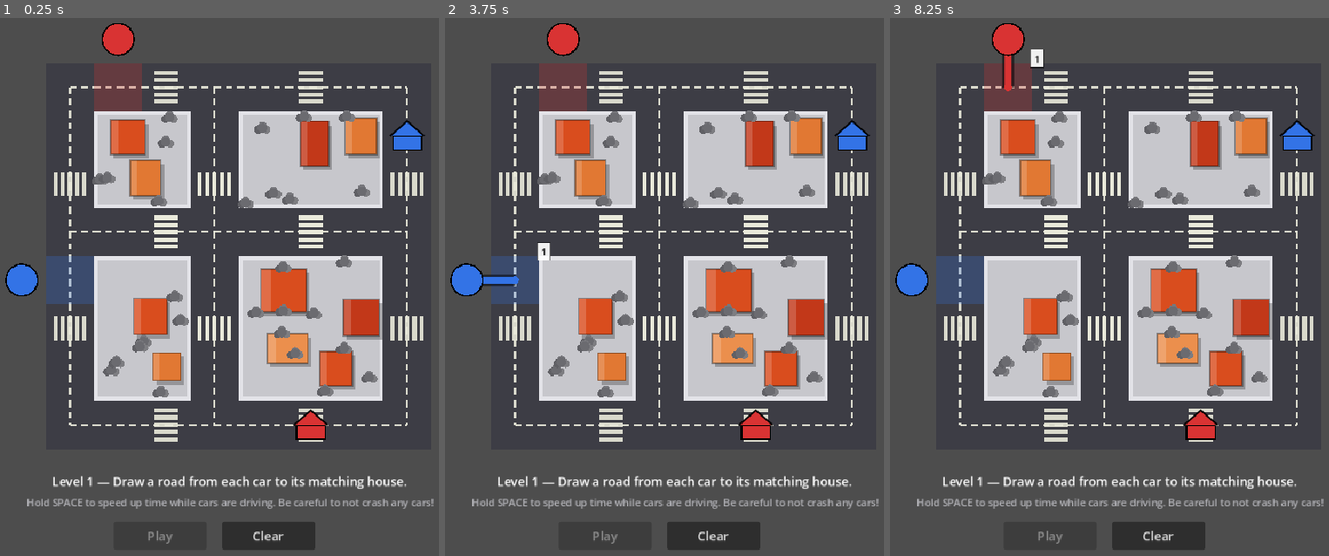
Above: before the commit, frames 1-3 (left to right).
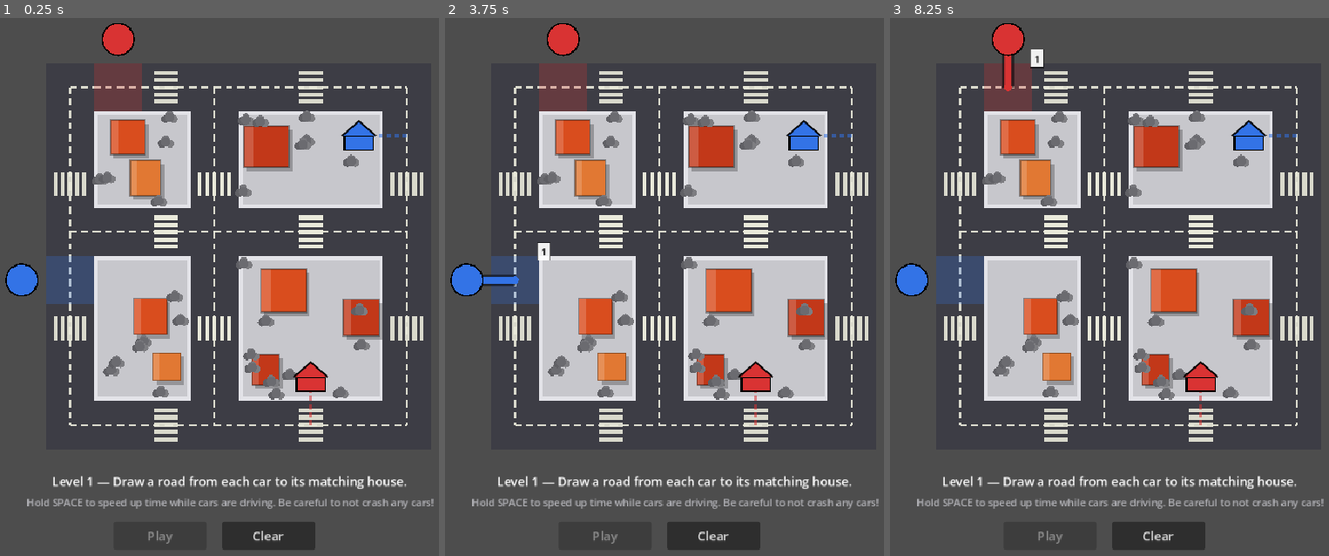
Above: after the commit, the same moments.

Repository: NickAlvesX/houtes
Game: Godot game, scene res://scenes/main.tscn
Same seed, same stepped clock (60 frames per second), same inputs: the game is played once before the commit and once after it.
Inputs (mouse positions are in pixels of both pictures, inside the frame that each line leads up to):
- Up to frame 1 (0.25 s): no input
- Up to frame 2 (3.75 s): click "Clear" at 0.5 s; click "Clear" at 1.25 s; click "Clear" at 2 s; tap Enter at 2.75 s; move the mouse to (826, 217) at 2.77 s; click (826, 217) at 2.92 s; tap Space at 3.02, 3.5 s; drag from (537, 281) to (638, 378) at 3.52 s
- Up to frame 3 (8.25 s): tap Enter at 4.25, 5.75 s; move the mouse to (1188, 109) at 4.27 s; click (1188, 109) at 4.42 s; tap Space at 5, 6.02, 6.5 s; drag from (1083, 378) to (911, 152) at 5.02 s; move the mouse to (1328, 346) at 5.77 s; click (1328, 346) at 5.92 s; drag from (911, 152) to (1017, 87) at 6.52 s; move the mouse to (1153, 249) at 7.27 s; click (1153, 249) at 7.42 s; drag from (1017, 87) to (982, 281) at 8.02 s

The runs differ from the first frame. In frame 1, 6.2% of the frame differs, in the area x 53-97%, y 17-79%; in frame 2, 6.2%; in frame 3, 6.2%.

Commit message:
removing houses from the road

Diff:
--- a/scripts/game_board.gd
+++ b/scripts/game_board.gd
@@ -40,6 +40,12 @@
 	var color: Color
 	var entry: Vector2i
 	var house: Vector2i
+	# Where the House building is actually drawn — a non-road cell next to
+	# `house`, so the house sits beside the street like a real driveway
+	# instead of being painted on top of the asphalt. Filled in by
+	# _assign_house_cells() once a level's road layout is known; `house`
+	# itself stays the real gameplay destination (fuel, win check, sim).
+	var house_cell: Vector2i
 	var move_ticks: int = 2
 	var fuel: int = -1
 	var conditions: Array = []
@@ -132,6 +138,7 @@
 	d.color = color
 	d.entry = entry
 	d.house = house
+	d.house_cell = house
 	d.move_ticks = move_ticks
 	d.fuel = fuel
 	d.conditions = conditions
@@ -140,6 +147,24 @@
 
 func _make_landmark(name: String, cell: Vector2i, road_cell: Vector2i, color: Color) -> Dictionary:
 	return {"name": name, "cell": cell, "road_cell": road_cell, "color": color}
+
+
+# The non-road cell next to a house's road-cell destination where the House
+# building itself gets drawn. Tries the four neighbors in a fixed order and
+# falls back to the road cell itself only if a level design leaves no
+# adjacent block cell at all (shouldn't happen — every level's houses are
+# placed so at least one side isn't also a street).
+func _assign_house_cells(level: LevelDef) -> void:
+	var offsets := [Vector2i(-1, 0), Vector2i(0, 1), Vector2i(1, 0), Vector2i(0, -1)]
+	for d in level.cars:
+		d.house_cell = d.house
+		for off in offsets:
+			var n: Vector2i = d.house + off
+			if n.x < 1 or n.x > level.grid_size or n.y < 1 or n.y > level.grid_size:
+				continue
+			if not (level.road_rows.has(n.x) or level.road_cols.has(n.y)):
+				d.house_cell = n
+				break
 
 
 func _set_from(nums: Array) -> Dictionary:
@@ -161,6 +186,7 @@
 	]
 	level1.road_rows = _set_from([1, 4, 8])
 	level1.road_cols = _set_from([1, 4, 8])
+	_assign_house_cells(level1)
 	LEVELS.append(level1)
 
 	# Level 2: introduces fuel (max road length) — same layout shape as before.
@@ -172,40 +198,50 @@
 	]
 	level2.road_rows = _set_from([1, 5, 8])
 	level2.road_cols = _set_from([1, 5, 8])
+	_assign_house_cells(level2)
 	LEVELS.append(level2)
 
 	# Level 3: introduces differing speeds — red is fast, blue is slow.
+	# Blue's house sits one cell short of the grid corner (4,8) rather than
+	# (3,8) — a corner-adjacent road cell with both axes on the street grid
+	# would leave no non-road cell next to it for the house itself.
 	var level3 := LevelDef.new()
 	level3.grid_size = 8
 	level3.cars = [
 		_make_car("red", Color(0.85, 0.2, 0.2), Vector2i(0, 2), Vector2i(8, 7), 1, -1),
-		_make_car("blue", Color(0.2, 0.45, 0.9), Vector2i(7, 0), Vector2i(3, 8), 3, -1),
+		_make_car("blue", Color(0.2, 0.45, 0.9), Vector2i(7, 0), Vector2i(4, 8), 3, -1),
 	]
 	level3.road_rows = _set_from([1, 3, 6, 8])
 	level3.road_cols = _set_from([1, 4, 8])
+	_assign_house_cells(level3)
 	LEVELS.append(level3)
 
 	# Level 4: bigger grid, a third car, and the "avoid car" condition.
+	# Red's house is at (4,5), not the rows/cols intersection (5,5), for the
+	# same reason as level 3's blue house.
 	var level4 := LevelDef.new()
 	level4.grid_size = 10
 	level4.cars = [
-		_make_car("red", Color(0.85, 0.2, 0.2), Vector2i(0, 2), Vector2i(5, 5), 2, -1),
+		_make_car("red", Color(0.85, 0.2, 0.2), Vector2i(0, 2), Vector2i(4, 5), 2, -1),
 		_make_car("blue", Color(0.2, 0.45, 0.9), Vector2i(0, 8), Vector2i(6, 10), 2, -1),
 		_make_car("green", Color(0.25, 0.72, 0.35), Vector2i(6, 0), Vector2i(10, 3), 2, -1,
 			[{"type": "avoid_car", "other": "red"}]),
 	]
 	level4.road_rows = _set_from([1, 5, 10])
 	level4.road_cols = _set_from([1, 5, 10])
+	_assign_house_cells(level4)
 	LEVELS.append(level4)
 
 	# Level 5: smaller grid, tight fuel, differing speed, and named-building
 	# conditions — avoid the School, must pass the Market, avoid red's road.
+	# Both houses are nudged off the rows/cols intersections for the same
+	# "needs a non-road neighbor" reason as levels 3 and 4.
 	var level5 := LevelDef.new()
 	level5.grid_size = 6
 	level5.cars = [
-		_make_car("red", Color(0.85, 0.2, 0.2), Vector2i(0, 2), Vector2i(4, 1), 3, 6,
+		_make_car("red", Color(0.85, 0.2, 0.2), Vector2i(0, 2), Vector2i(3, 1), 3, 6,
 			[{"type": "avoid_building", "name": "School"}]),
-		_make_car("blue", Color(0.2, 0.45, 0.9), Vector2i(5, 0), Vector2i(4, 6), 1, 16,
+		_make_car("blue", Color(0.2, 0.45, 0.9), Vector2i(5, 0), Vector2i(3, 6), 1, 16,
 			[{"type": "require_building", "name": "Market"}, {"type": "avoid_car", "other": "red"}]),
 	]
 	level5.road_rows = _set_from([1, 4, 6])
@@ -214,6 +250,7 @@
 		_make_landmark("Market", Vector2i(2, 5), Vector2i(1, 5), MARKET_COLOR),
 		_make_landmark("School", Vector2i(5, 5), Vector2i(4, 5), SCHOOL_COLOR),
 	]
+	_assign_house_cells(level5)
 	LEVELS.append(level5)
 
 
@@ -243,7 +280,7 @@
 		var house := House.new()
 		house.color = d.color
 		house.size = cell_size * 0.6
-		house.position = cell_to_world(d.house.x, d.house.y)
+		house.position = cell_to_world(d.house_cell.x, d.house_cell.y)
 		add_child(house)
 		house_nodes[d.id] = house
 
@@ -326,6 +363,14 @@
 				var lm_rect := Rect2(lm_center - half * 0.8, half * 1.6)
 				placed.append(lm_rect)
 				block_decor.append({"type": "landmark", "rect": lm_rect, "color": lm.color, "name": lm.name})
+
+		# Reserve space for any car's house that lands in this block too, so a
+		# randomly-placed decorative building never overlaps it.
+		for d in car_defs:
+			var hc: Vector2i = d.house_cell
+			if hc.x >= block.r0 and hc.x <= block.r1 and hc.y >= block.c0 and hc.y <= block.c1:
+				var house_center: Vector2 = cell_to_world(hc.x, hc.y)
+				placed.append(Rect2(house_center - half * 0.8, half * 1.6))
 
 		var cell_count: int = (block.r1 - block.r0 + 1) * (block.c1 - block.c0 + 1)
 		var building_count: int = clampi(int(round(cell_count / 2.5)), 1, 5)
@@ -619,6 +664,8 @@
 	for d in car_defs:
 		_draw_start_highlight(d)
 	for d in car_defs:
+		_draw_driveway(d)
+	for d in car_defs:
 		_draw_path(d)
 
 
@@ -712,6 +759,29 @@
 	draw_rect(Rect2(center - Vector2(half, half), Vector2(cell_size, cell_size)), highlight, true)
 
 
+# A short dashed "driveway" from the house's road-cell destination out to
+# where the building itself is drawn — marks exactly which cell the road
+# needs to reach. _draw_path() draws a solid line over this same stretch
+# once the player's road actually gets there, so the dash visually turns
+# into part of the connected road.
+func _draw_driveway(d: CarDef) -> void:
+	var from: Vector2 = cell_to_world(d.house.x, d.house.y)
+	var to: Vector2 = cell_to_world(d.house_cell.x, d.house_cell.y)
+	var total := from.distance_to(to)
+	if total <= 0.0:
+		return
+	var dir := (to - from) / total
+	var dash_len := 6.0 * draw_scale
+	var gap_len := 4.0 * draw_scale
+	var muted := d.color
+	muted.a = 0.55
+	var travelled := 0.0
+	while travelled < total:
+		var seg_end: float = min(travelled + dash_len, total)
+		draw_line(from + dir * travelled, from + dir * seg_end, muted, 4.0 * draw_scale)
+		travelled += dash_len + gap_len
+
+
 func _draw_path(d: CarDef) -> void:
 	var cells: Array = paths.get(d.id, [])
 	if cells.is_empty():
@@ -720,6 +790,8 @@
 	pts.append(cell_to_world(d.entry.x, d.entry.y))
 	for c in cells:
 		pts.append(cell_to_world(c.x, c.y))
+	if cells[-1] == d.house:
+		pts.append(cell_to_world(d.house_cell.x, d.house_cell.y))
 	draw_polyline(pts, Color(0.0, 0.0, 0.0, 0.55), 14.0 * draw_scale, true)
 	draw_polyline(pts, d.color, 8.0 * draw_scale, true)
 	for c in cells:
@@ -754,10 +826,16 @@
 
 
 func _run_simulation() -> void:
+	# Each car's own timeline runs straight from its entry, along its drawn
+	# road, and on into its house — house_cell is a private, non-road cell no
+	# other car's path can ever touch, so a car that finishes early keeps
+	# going into its driveway immediately instead of idling in the street
+	# until every other car has also arrived.
 	var sequences := {}
 	for d in car_defs:
 		var raw: Array = [d.entry]
 		raw.append_array(paths[d.id])
+		raw.append(d.house_cell)
 		sequences[d.id] = _expand_sequence(raw, max(1, d.move_ticks))
 
 	var max_len := 0
